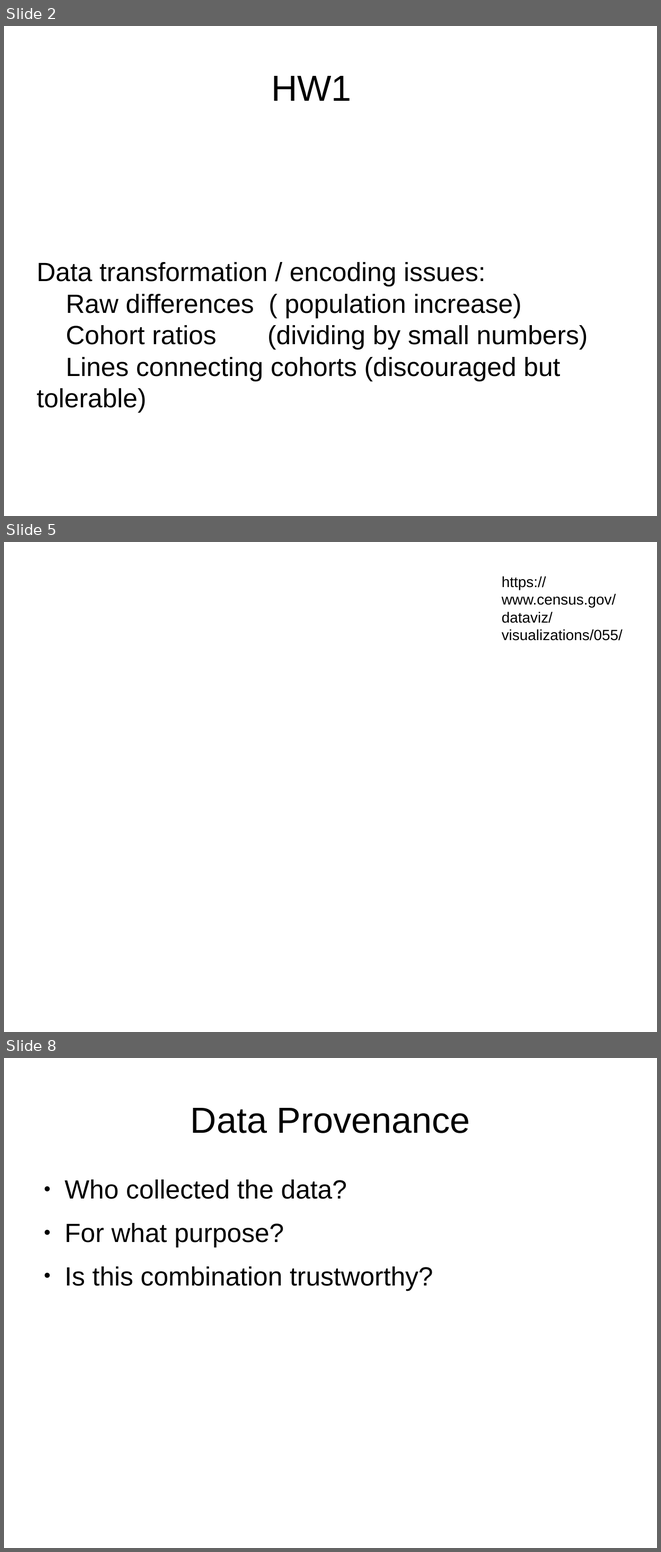
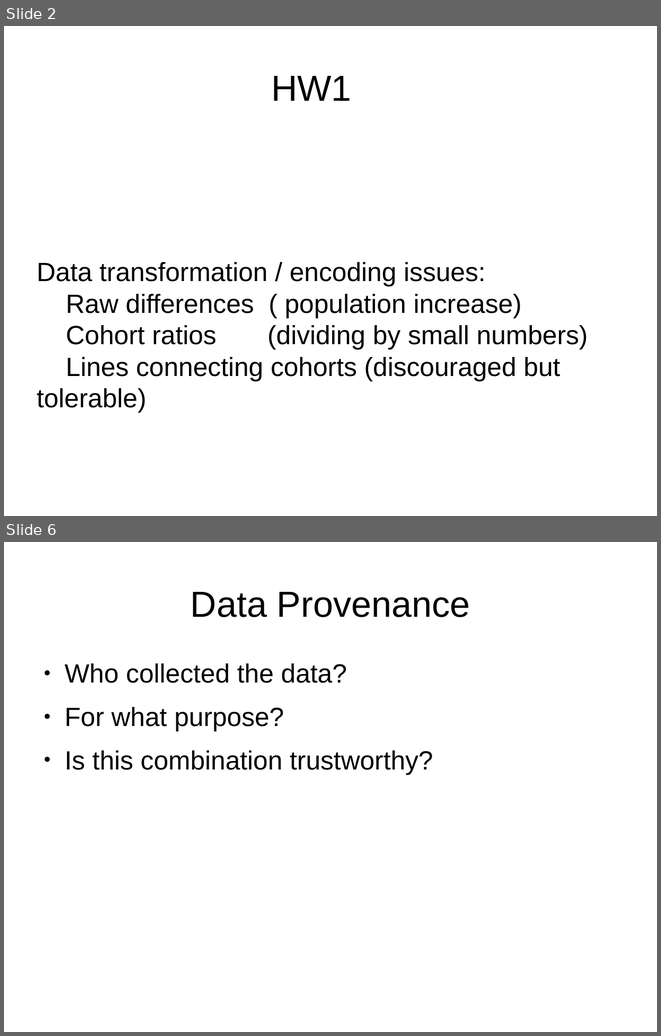
Before and after one commit to wltrimbl/uchicago-data227, a slide deck: slides/05-TRANSFORM-PROV.odp. Shown one above the other, each under a label of ours: slides 2, 5 and 8 before the commit, slides 2 and 6 after it; the slides between them are not shown. The pictures are 661x1552 and 661x1036 pixels, drawn with LibreOffice and Linux fonts; fonts in the diff are those of the drawing; background and template pictures are left out. Boxes give left, top, right and bottom in pixels: in the first picture for what was removed or moved away, otherwise in the second. Text is boxed around its words. In the diff, an @@ line names an element or a change of style, - is before the commit and + after.

Commit message:
Added some slides, some data for parsing CDC birth census

```diff
--- a/slides/05-TRANSFORM-PROV.odp
+++ b/slides/05-TRANSFORM-PROV.odp
@@ slide 5 removed at [4, 542, 657, 1032], background picture (left out) @@
@@ text removed at [502, 576, 623, 641] @@
-https://www.census.gov/dataviz/visualizations/055/
@@ what was slide 8 is now slide 6 @@
```
Also in this commit, not shown: 1 slide changed, 1 slide added, 2 other slides removed, 5 other files.
